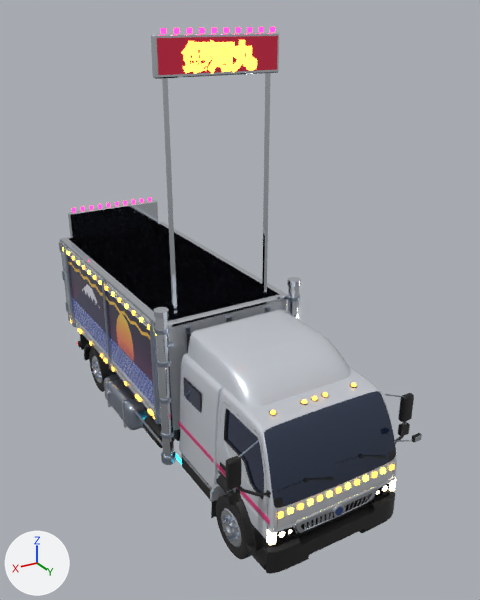
One commit to the glTF model game/assets/vehicles/dekotora/truck/dekotora_truck_leve_chata.glb: the scene before it, then after it.
The view is the same before and after, from a 50 mm lens placed at (5.23, 14.5, 7.9), pointed at (-0.49, 4.97, 3.13). The axes (+X, +Y, +Z) are drawn at lower left. The lights are the same throughout. The first picture is the older version. Where no turn or scale is listed for an object, it has been applied to the vertices. Vertices at exactly the same position are counted once.

The first picture shows 'truck_andon_panel', 'truck_chrome', 'truck_glass', 'truck_glass_wind', 'truck_lamp_amber', 'truck_lamp_pink', 'truck_mural', 'truck_paint_white_panel', 'truck_plastic_black', 'truck_plastic_trim', 'truck_steel', 'wheel_f_R' and 7 more.
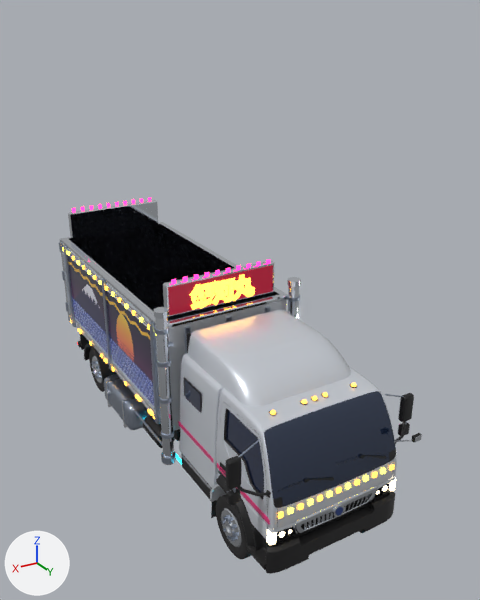
Diff of the bpy script that builds the scene:
```diff
--- a/game/assets/vehicles/dekotora/truck/dekotora_truck_leve_chata.glb.py
+++ b/game/assets/vehicles/dekotora/truck/dekotora_truck_leve_chata.glb.py
@@ me_truck_chrome @@
 # used by ob_truck_chrome; location = (0.0, 0.0, 0.0)
-me_truck_chrome.from_pydata(...)  # 2341 vertices, 3982 faces; spans x -1.65..1.65, y -0.17..8.82, z 0.22..7.64
+me_truck_chrome.from_pydata(...)  # 2325 vertices, 3958 faces; spans x -1.65..1.65, y -0.17..8.82, z 0.22..3.83
+# me_truck_chrome part 1: the loose piece of 24 vertices spanning x -1.08..1.08, y 5.09..5.21, z 7.04..7.64 is moved by (0.0, 0.0, -3.81)
+# me_truck_chrome part 2: the loose piece of 8 vertices spanning x -0.93..-0.87, y 5.12..5.18, z 3.2..7.09 is deleted
+# me_truck_chrome part 3: the loose piece of 8 vertices spanning x 0.87..0.93, y 5.12..5.18, z 3.2..7.09 is deleted
 me_truck_chrome.materials.append(mat_chrome)
@@ me_truck_lamp_amber @@
 # used by ob_truck_lamp_amber; location = (0.0, 0.0, 0.0)
-me_truck_lamp_amber.from_pydata(...)  # 4508 vertices, 9967 faces; spans x -1.3..1.3, y -0.12..8.59, z 1.1..7.55
+me_truck_lamp_amber.from_pydata(...)  # 4508 vertices, 9967 faces; spans x -1.3..1.3, y -0.12..8.59, z 1.1..3.74
+# me_truck_lamp_amber part 4: the loose piece of 398 vertices spanning x -0.64..-0.13, y 5.23..5.24, z 7.08..7.54 is moved by (0.0, 0.0, -3.81)
+# me_truck_lamp_amber part 5: the loose piece of 348 vertices spanning x -0.23..0.26, y 5.23..5.24, z 7.07..7.55 is moved by (0.0, 0.0, -3.81)
+# me_truck_lamp_amber part 6: the loose piece of 720 vertices spanning x 0.16..0.67, y 5.23..5.24, z 7.09..7.54 is moved by (0.0, 0.0, -3.81)
 me_truck_lamp_amber.materials.append(mat_lamp_amber)
@@ ob_truck_andon_panel @@
 ob_truck_andon_panel = bpy.data.objects.new('truck_andon_panel', me_truck_andon_panel)
-ob_truck_andon_panel.location = (0.0, 5.22, 7.34)
+ob_truck_andon_panel.location = (0.0, 5.22, 3.53)
@@ ob_truck_lamp_pink @@
 ob_truck_lamp_pink = bpy.data.objects.new('truck_lamp_pink', me_truck_lamp_pink)
-ob_truck_lamp_pink.location = (-0.93, 5.22, 7.68)
+ob_truck_lamp_pink.location = (-0.93, 5.22, 3.87)
```

Changed parts and their boxes (x1, y1, x2, y2) in the pictures (480 x 600 px; the box of a moved part takes in the faces that stretch with it):
'truck_chrome', reshaped (33% shorter): before (59, 32, 422, 534); after (59, 200, 422, 534)
'truck_andon_panel', moved: before (157, 36, 278, 75); after (168, 265, 273, 315)
'truck_lamp_amber', reshaped: before (62, 40, 395, 519); after (62, 247, 395, 519)
'truck_lamp_pink', moved: before (72, 27, 275, 212); after (72, 197, 271, 284)
part 1 of me_truck_chrome, moved or reshaped: before (151, 32, 279, 79); after (163, 261, 274, 318)
part 2 of me_truck_chrome, deleted: before (262, 73, 271, 295)
part 3 of me_truck_chrome, deleted: before (162, 78, 177, 317)
part 4 of me_truck_lamp_amber, moved or reshaped: before (231, 40, 257, 73); after (230, 274, 255, 301)
part 5 of me_truck_lamp_amber, moved or reshaped: before (208, 40, 235, 74); after (211, 278, 235, 306)
part 6 of me_truck_lamp_amber, moved or reshaped: before (181, 41, 212, 74); after (189, 282, 216, 310)
